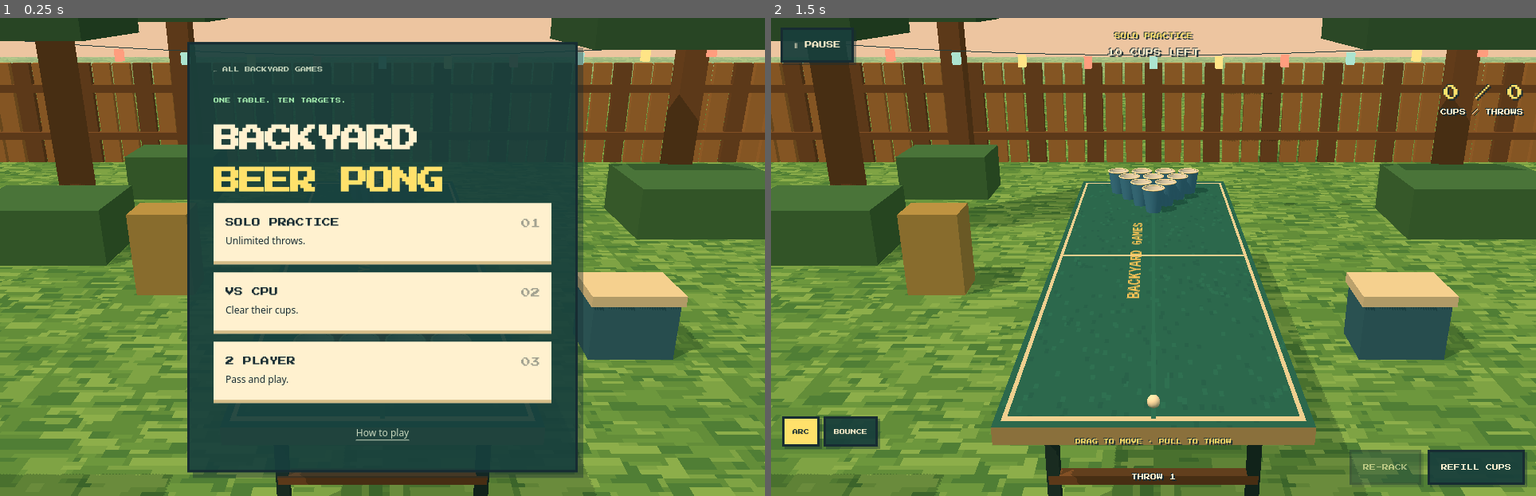
Above: before the commit, frames 1-2 (left to right).
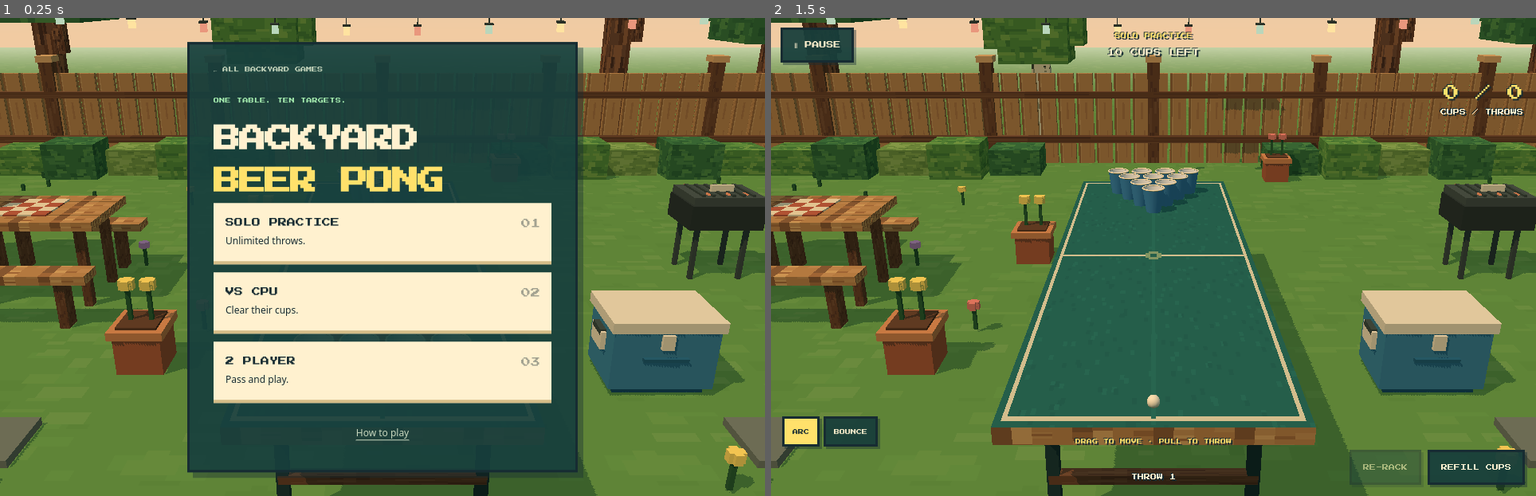
Above: after the commit, the same moments.

Repository: Ashe-Oro/backyard-games
Game: browser game, page beer-pong/index.html
Two runs of this game, one before a commit and one after it. Both use one fixed random seed, a clock stepped at 60 frames per second and the inputs below.
Inputs:
- Up to frame 1 (0.25 s): no input
- Up to frame 2 (1.5 s): click "SOLO PRACTICE Unlimited throw…" at 0.27 s; tap Space at 1.1 s

The runs differ from the first frame. In frame 1, 33% of the frame differs, in the area x 0-100%, y 0-100%; in frame 2, 49%.

Commit message:
Add a richer shared voxel backyard art style

Diff:
--- a/beer-pong/game.js
+++ b/beer-pong/game.js
@@ -3,6 +3,7 @@
 import {OPPONENTS,SwatDefender} from './opponents.mjs';
 import {createGlove} from './glove.js';
 import {FEATURES} from './features.mjs';
+import {createBackyard} from '../yard-games/backyard.js';
 
 const $=id=>document.getElementById(id);
 const clamp=(n,a,b)=>Math.max(a,Math.min(b,n));
@@ -23,7 +24,7 @@
 const camera=new THREE.PerspectiveCamera(40,1,.05,80);
 const defender=new SwatDefender('regular',()=>Math.random(),{homeZ:TABLE_Z-TABLE_L*.16,nearZ:TABLE_Z+.05,farZ:TABLE_Z-TABLE_L/2+.12}),glove=createGlove();scene.add(glove);
 const playerGlove=createGlove();scene.add(playerGlove);
-scene.add(new THREE.HemisphereLight('#fff0cc','#315c43',2));
+scene.add(new THREE.HemisphereLight('#e3eee8','#426139',1.4));
 const sun=new THREE.DirectionalLight('#ffd3a5',2.1);sun.position.set(-4,7,3);sun.castShadow=true;
 sun.shadow.mapSize.set(1024,1024);Object.assign(sun.shadow.camera,{left:-5,right:5,top:5,bottom:-5,near:.5,far:20});
 sun.shadow.bias=-.0006;sun.shadow.normalBias=.012;scene.add(sun);
@@ -34,41 +35,19 @@
  const map=new THREE.CanvasTexture(canvas);map.colorSpace=THREE.SRGBColorSpace;map.magFilter=map.minFilter=THREE.NearestFilter;map.generateMipmaps=false;
  map.wrapS=map.wrapT=THREE.RepeatWrapping;map.repeat.set(repeat,repeat);return map;
 }
-const grass=texture(64,64,(g,w,h)=>{g.fillStyle='#5b934b';g.fillRect(0,0,w,h);for(let i=0;i<480;i++){g.fillStyle=['#659e50','#76aa58','#4a8446','#83b660'][i%4];g.fillRect(Math.random()*w|0,Math.random()*h|0,2+Math.random()*7|0,1+Math.random()*3|0);}},24);
-const lawn=new THREE.Mesh(new THREE.PlaneGeometry(50,50),new THREE.MeshLambertMaterial({map:grass}));lawn.rotation.x=-Math.PI/2;lawn.receiveShadow=true;scene.add(lawn);
-const wood=mat('#ac7a43'),woodDark=mat('#795432');
-for(const z of [-7,5]){
- for(let i=-25;i<=25;i++){const x=i*.27;box(.23,1.35,.08,i%3?wood:woodDark,x,.675,z);}
- box(14,.1,.12,woodDark,0,.38,z);box(14,.1,.12,woodDark,0,1.02,z);
-}
-const leafMats=['#376445','#44794a','#598c50'].map(mat);
-for(const [x,z,s] of [[-3,-4,1.2],[3.2,-4.8,1.5],[-4,2,1.4],[3.8,3,1.1],[-2.4,-6,1],[4,-1,1]]){
- box(.25,2.6,.25,woodDark,x,1.3,z);
- for(let i=0;i<3;i++)box(s*(1.3-i*.12),s*.75,s*(1.2-i*.1),leafMats[i],x+(i-1)*s*.2,2.3+i*.3,z);
- box(s,.5,s*.7,leafMats[1],x,.25,z+.6);
-}
-for(const z of [-4.2,3.5]){
- const points=[];
- for(let i=0;i<=32;i++){const x=-5+i*10/32;points.push(new THREE.Vector3(x,1.95-.28*(1-(x/5)**2),z));}
- scene.add(new THREE.Line(new THREE.BufferGeometry().setFromPoints(points),new THREE.LineBasicMaterial({color:'#293e3b'})));
- for(let i=1;i<16;i++){const x=-5+i*10/16,y=1.95-.28*(1-(x/5)**2);box(.07,.11,.07,new THREE.MeshBasicMaterial({color:['#ffe486','#ff9d7e','#ace4d0'][i%3]}),x,y-.07,z);}
-}
+const {wood,woodDark}=createBackyard(scene,{farZ:-7,nearZ:5,propZ:-1.5});
 // One readable playing surface. Its markings stay on the table, never on the lawn.
 const tableMap=texture(128,256,(g,w,h)=>{
  g.fillStyle='#286d62';g.fillRect(0,0,w,h);
  for(let i=0;i<500;i++){g.fillStyle=i%2?'#2b7568':'#25675e';g.fillRect(Math.random()*w|0,Math.random()*h|0,2,3);}
  g.strokeStyle='#dfd9b6';g.lineWidth=2;g.strokeRect(4,4,w-8,h-8);g.fillRect(w/2-1,4,2,h-8);
  g.fillStyle='#dfd9b6';g.fillRect(4,h/2-1,w-8,2);
- g.save();g.translate(w/2,h/2);g.rotate(-Math.PI/2);g.fillStyle='#edce6f';g.font='bold 11px monospace';g.textAlign='center';g.fillText('BACKYARD GAMES',0,-8);g.restore();
+ g.fillStyle='#8bab80';for(const [x,y,ww,hh]of [[w/2-5,h/2-3,10,6],[w/2-3,h/2-5,6,10]])g.fillRect(x,y,ww,hh);g.fillStyle='#286d62';g.fillRect(w/2-2,h/2-2,4,4);
 });
-const tableSide=mat('#b3a06d'),tableTop=new THREE.MeshLambertMaterial({map:tableMap});
+const tableSide=wood,tableTop=new THREE.MeshLambertMaterial({map:tableMap});
 box(TABLE_W,.075,TABLE_L,[tableSide,tableSide,tableTop,tableSide,tableSide,tableSide],0,TABLE_Y-.0375,TABLE_Z);
 for(const x of [-.43,.43])for(const z of [TABLE_Z-TABLE_L/2+.38,TABLE_Z+TABLE_L/2-.38])box(.055,TABLE_Y-.08,.055,mat('#24413f'),x,(TABLE_Y-.08)/2,z);
 box(.9,.045,.055,woodDark,0,.25,TABLE_Z-TABLE_L/2+.38);box(.9,.045,.055,woodDark,0,.25,TABLE_Z+TABLE_L/2-.38);
-// Nearby party props establish scale without crowding the cup rack.
-box(.55,.38,.38,mat('#356f8a'),1.6,.19,-1.5);box(.59,.07,.42,mat('#e4d9b4'),1.6,.415,-1.5);
-for(let i=0;i<3;i++)box(.45,.22,.33,mat('#b19a54'),-1.7,.11+i*.22,-2.5);
-
 // Keep the original cup silhouette independent of forgiving collision tolerances.
 const CUP_ART_R=.078;
 const cupOuter=new THREE.CylinderGeometry(CUP_ART_R,.052,CUP_H,12,1,true);
--- /dev/null
+++ b/yard-games/backyard.js
@@ -0,0 +1,71 @@
+import * as THREE from 'three';
+
+// Shared, deterministic scenery. Decoration never participates in shot physics.
+export function createBackyard(scene,{farZ=-7,nearZ=5,propZ=-1.5}={}){
+ let seed=71293;
+ const random=()=>((seed=(seed*1664525+1013904223)>>>0)/4294967296);
+ const pick=values=>values[Math.floor(random()*values.length)];
+ const material=color=>new THREE.MeshLambertMaterial({color});
+ const buckets=new Map(),unit=new THREE.BoxGeometry(1,1,1);
+ function voxel(w,h,d,m,x,y,z){let entries=buckets.get(m);if(!entries)buckets.set(m,entries=[]);entries.push([w,h,d,x,y,z]);}
+ function pixelMap(size,draw,repeat=1){const canvas=document.createElement('canvas');canvas.width=canvas.height=size;draw(canvas.getContext('2d'),size);const map=new THREE.CanvasTexture(canvas);map.colorSpace=THREE.SRGBColorSpace;map.magFilter=map.minFilter=THREE.NearestFilter;map.generateMipmaps=false;map.wrapS=map.wrapT=THREE.RepeatWrapping;map.repeat.set(repeat,repeat);return map;}
+ function mottled(base,colors,count=55){return new THREE.MeshLambertMaterial({map:pixelMap(16,(g,n)=>{g.fillStyle=base;g.fillRect(0,0,n,n);for(let i=0;i<count;i++){g.fillStyle=pick(colors);g.fillRect(random()*n|0,random()*n|0,1+(random()*3|0),1+(random()*2|0));}})});}
+ const wood=new THREE.MeshLambertMaterial({map:pixelMap(16,(g,n)=>{g.fillStyle='#be8b54';g.fillRect(0,0,n,n);for(let x=0;x<n;x+=4){g.fillStyle='#8d623e';g.fillRect(x,0,1,n);g.fillStyle='#d8aa6b';g.fillRect(x+1,0,1,n);}for(let i=0;i<18;i++){g.fillStyle=pick(['#a87446','#c7955c']);g.fillRect(random()*n|0,random()*n|0,1,2+(random()*5|0));}})});
+ const fenceWood=new THREE.MeshLambertMaterial({map:pixelMap(16,(g,n)=>{g.fillStyle='#b78955';g.fillRect(0,0,n,n);g.fillStyle='#976c43';g.fillRect(0,0,2,n);g.fillStyle='#c49a65';g.fillRect(2,0,1,n);g.fillStyle='#a97b4c';g.fillRect(8,5,2,3);g.fillRect(11,10,1,5);})});
+ const woodDark=mottled('#6e4a32',['#79543a','#5f402d'],30),woodEnd=material('#d7aa70');
+ const bark=mottled('#735039',['#4d3528','#946343','#65432e'],55);
+ const birch=new THREE.MeshLambertMaterial({map:pixelMap(16,(g,n)=>{g.fillStyle='#d6d1b0';g.fillRect(0,0,n,n);for(let i=0;i<17;i++){g.fillStyle=pick(['#434b3b','#8d9276']);g.fillRect(random()*n|0,random()*n|0,2+(random()*4|0),1);}})});
+ const leaves=[mottled('#3c7543',['#48844a','#32663c','#518c4b']),mottled('#568e43',['#649c49','#477e3d','#76a64f']),mottled('#71974a',['#82a853','#628942','#8caf5d'])];
+ const soil=material('#65442e'),stone=material('#89917d'),stoneEdge=material('#737d6e'),terracotta=material('#ad6241'),terracottaTop=material('#d38b57');
+ const grassMap=pixelMap(64,(g,n)=>{g.fillStyle='#65984a';g.fillRect(0,0,n,n);for(let i=0;i<125;i++){g.fillStyle=pick(['#689c4c','#6c9e4e','#619447','#709f51']);g.fillRect(random()*n|0,random()*n|0,2+(random()*6|0),1+(random()*3|0));}},24);
+ const ground=new THREE.Mesh(new THREE.PlaneGeometry(60,60),new THREE.MeshLambertMaterial({map:grassMap}));ground.rotation.x=-Math.PI/2;ground.receiveShadow=true;scene.add(ground);
+ // A soft sky gradient and a few rectangular clouds add depth beyond the fence.
+ const skyGeo=new THREE.SphereGeometry(45,16,10),skyColors=[],skyBottom=new THREE.Color('#f1cba2'),skyTop=new THREE.Color('#84bac9');
+ for(let i=0;i<skyGeo.attributes.position.count;i++){const y=skyGeo.attributes.position.getY(i),c=skyBottom.clone().lerp(skyTop,THREE.MathUtils.clamp(y/30,0,1));skyColors.push(c.r,c.g,c.b);}
+ skyGeo.setAttribute('color',new THREE.Float32BufferAttribute(skyColors,3));scene.add(new THREE.Mesh(skyGeo,new THREE.MeshBasicMaterial({vertexColors:true,side:THREE.BackSide,fog:false,depthWrite:false})));
+ const cloud=new THREE.MeshBasicMaterial({color:'#f6ecd1'}),cloudShade=new THREE.MeshBasicMaterial({color:'#d7dfcf'});
+ for(const [x,z]of [[-5,farZ-8],[5,farZ-11],[3,nearZ+9]]){voxel(2.2,.25,.8,cloudShade,x,5.9,z);voxel(1.2,.32,.85,cloud,x-.35,6.16,z-.05);voxel(.9,.2,.7,cloud,x+.65,6.11,z+.05);}
+ // Slatted oak fences; raised post caps break up the silhouette.
+ function fence(z){for(let x=-6.8;x<=6.8;x+=.255)voxel(.22,1.22,.075,fenceWood,x,.61,z);for(const y of [.34,.94])voxel(13.9,.085,.11,woodDark,0,y,z+.065);for(let x=-6.75;x<=6.8;x+=2.25){voxel(.16,1.37,.16,woodDark,x,.685,z);voxel(.22,.08,.22,woodEnd,x,1.41,z);}}
+ fence(farZ);fence(nearZ);
+ for(const x of [-6.8,6.8]){for(let z=farZ;z<=nearZ;z+=.255)voxel(.075,1.22,.22,fenceWood,x,.61,z);for(const y of [.34,.94])voxel(.11,.085,nearZ-farZ,woodDark,x-Math.sign(x)*.065,y,(farZ+nearZ)/2);for(let z=farZ;z<=nearZ;z+=2.25){voxel(.16,1.37,.16,woodDark,x,.685,z);voxel(.22,.08,.22,woodEnd,x,1.41,z);}}
+ // Vary both canopy silhouette and depth so leaf faces never overlap coplanarly.
+ function tree(x,z,s,index){const trunk=index%3===1?birch:bark;voxel(.28*s,2.35*s,.28*s,trunk,x,1.175*s,z);voxel(.15*s,.58*s,.16*s,trunk,x+.2*s,1.65*s,z+.08*s);
+  for(const [dx,dy,dz,w,h,d]of [[0,0,0,1.5,.95,1.4],[-.58,.19,.18,.92,.73,.95],[.56,.27,-.21,.96,.82,1.02],[.05,.76,.08,1.08,.72,1.04]])voxel(w*s,h*s,d*s,leaves[index%3],x+dx*s,2.25*s+dy*s,z+dz*s);
+ }
+ const trees=[[-4.8,farZ-.8,1.05],[-1.8,farZ-1.6,.7],[3.5,farZ-1.2,1.15],[5.5,farZ-.5,.9],[-4.5,nearZ+.9,1.1],[3.8,nearZ+1,1.15],[-4.8,propZ-.4,.9],[4.8,propZ-1.4,1]];
+ trees.forEach(([x,z,s],i)=>tree(x,z,s,i));
+ // Low hedges and planted flowers stay clear of the central throwing corridor.
+ const stem=material('#32633a'),flowers=['#ffe16b','#e98576','#cf9bce'].map(material);
+ function flower(x,z,color){voxel(.025,.16,.025,stem,x,.10,z);voxel(.08,.055,.04,color,x,.205,z);voxel(.04,.055,.08,color,x,.205,z);}
+ for(const side of [-1,1]){
+  for(let i=0;i<5;i++){const x=side*(1.8+i*.72),z=farZ+.55+(i%2)*.22;voxel(.66,.33+(i%2)*.12,.53,leaves[i%3],x,.17+(i%2)*.06,z);}
+  for(let i=0;i<24;i++){const x=side*(1.2+random()*4.1),z=farZ+.8+random()*(nearZ-farZ-1.6);if(random()<.35)flower(x,z,pick(flowers));else voxel(.035,.08,.035,stem,x,.04,z);}
+  for(let i=0;i<7;i++)voxel(.37,.045,.38,i%2?stone:stoneEdge,side*2.05,.0225,propZ+1.1+i*.47);
+ }
+ // A miniature picnic corner: slatted table, two benches and a checkered runner.
+ const picnicZ=propZ-.9,metal=material('#414f49'),cloth=material('#eee0ba'),clothRed=material('#ba5f45');
+ for(const x of [-3.10,-2.22]){voxel(.065,.61,.065,woodDark,x,.305,picnicZ-.23);voxel(.065,.61,.065,woodDark,x,.305,picnicZ+.23);}
+ for(let i=0;i<4;i++)voxel(1.18,.065,.17,wood,-2.66,.66,picnicZ-.27+i*.18);
+ for(const z of [picnicZ-.58,picnicZ+.58]){voxel(1.26,.065,.2,wood,-2.66,.38,z);for(const x of [-3.08,-2.24])voxel(.07,.35,.12,woodDark,x,.175,z);}
+ for(let x=0;x<4;x++)for(let z=0;z<4;z++)voxel(.105,.012,.105,(x+z)%2?cloth:clothRed,-2.82+x*.105,.701,picnicZ-.155+z*.105);
+ // Cooler details make this a recognizable object rather than a blue cube.
+ const blue=material('#4087a7'),blueShade=material('#286582'),cream=material('#ede4c8');
+ function cooler(x,z){voxel(.61,.37,.42,blue,x,.235,z);voxel(.65,.065,.46,cream,x,.452,z);voxel(.53,.045,.35,blueShade,x,.027,z);voxel(.07,.09,.025,cream,x,.36,z+.225);voxel(.26,.025,.025,blueShade,x,.25,z+.226);for(const dx of [-.325,.325]){voxel(.03,.11,.18,cream,x+dx,.3,z);voxel(.035,.035,.14,metal,x+dx,.35,z);}}
+ cooler(1.62,propZ+.42);
+ // Charcoal grill, plank shelf and warm coals tucked farther into the garden.
+ const grillX=2.75,grillZ=propZ-1.35,charcoal=material('#303a37'),grillTop=material('#485550'),coal=new THREE.MeshBasicMaterial({color:'#cb7549'});
+ for(const dx of [-.2,.2])for(const dz of [-.16,.16])voxel(.035,.45,.035,metal,grillX+dx,.225,grillZ+dz);
+ voxel(.59,.2,.46,charcoal,grillX,.54,grillZ);voxel(.57,.06,.44,grillTop,grillX,.675,grillZ);voxel(.18,.055,.035,cream,grillX,.74,grillZ+.04);
+ for(let i=0;i<6;i++)voxel(.025,.018,.36,metal,grillX-.2+i*.08,.713,grillZ);for(const dx of [-.13,.03,.15])voxel(.04,.025,.05,coal,grillX+dx,.704,grillZ+.12);
+ voxel(.3,.045,.39,wood,grillX+.49,.57,grillZ);voxel(.14,.025,.17,cloth,grillX+.49,.61,grillZ+.05);
+ // Terracotta planters with exposed soil and contrasting flowers.
+ for(const [x,z,c]of [[-1.5,propZ+.24,flowers[0]],[1.55,farZ+1,flowers[1]],[-3.8,propZ+1.8,flowers[2]],[-1.05,propZ-1.65,flowers[0]]]){voxel(.29,.25,.29,terracotta,x,.125,z);voxel(.34,.055,.34,terracottaTop,x,.272,z);voxel(.25,.018,.25,soil,x,.306,z);for(const dx of [-.065,.065]){voxel(.025,.22,.025,stem,x+dx,.42,z);voxel(.09,.06,.05,c,x+dx,.55,z);voxel(.05,.06,.09,c,x+dx,.55,z);}}
+ // Subtle string lanterns use emissive pixels rather than expensive point lights.
+ const wire=new THREE.LineBasicMaterial({color:'#39463f'}),bulbs=['#ffe3a0','#e9977d','#b9d6bb'].map(c=>new THREE.MeshBasicMaterial({color:c}));
+ for(const z of [farZ+1.15,nearZ-1.15]){const points=[];for(let i=0;i<=40;i++){const x=-5.7+i*11.4/40;points.push(new THREE.Vector3(x,2.25-.29*(1-(x/5.7)**2),z));}scene.add(new THREE.Line(new THREE.BufferGeometry().setFromPoints(points),wire));for(let i=0;i<14;i++){const x=-5.4+i*.83,y=2.25-.29*(1-(x/5.7)**2);voxel(.015,.09,.015,metal,x,y-.045,z);voxel(.07,.11,.07,bulbs[i%3],x,y-.14,z);voxel(.09,.025,.09,metal,x,y-.085,z);}}
+ // Static voxels are batched by material, not one draw call per decorative block.
+ const transform=new THREE.Object3D();
+ for(const [m,entries]of buckets){const mesh=new THREE.InstancedMesh(unit,m,entries.length);entries.forEach(([w,h,d,x,y,z],i)=>{transform.position.set(x,y,z);transform.scale.set(w,h,d);transform.updateMatrix();mesh.setMatrixAt(i,transform.matrix);});mesh.instanceMatrix.needsUpdate=true;mesh.castShadow=mesh.receiveShadow=true;mesh.computeBoundingSphere();scene.add(mesh);}
+ return {wood,woodDark};
+}
--- a/yard-games/engine.js
+++ b/yard-games/engine.js
@@ -1,24 +1,18 @@
 import * as THREE from 'three';
 import {games,settleRound,roundPoints} from './rules.mjs';
+import {createBackyard} from './backyard.js';
 const kind=document.body.dataset.game,cfg=games[kind],$=id=>document.getElementById(id),clamp=(v,a,b)=>Math.max(a,Math.min(b,v));
 const G=9.8,ANGLE=43*Math.PI/180,RY=1.05,RZ=.25,TZ=RZ-cfg.distance,COLORS=[0xe85f49,0x4b8cdb],RUNG_Y=[.34,.67,1];
 const state={mode:'practice',phase:'menu',turn:0,first:0,round:1,scores:[0,0],counts:[0,0],positions:[0,0],paused:false,winner:null,overtime:false,bonus:false,power:0,stats:{throws:0,points:0},delay:0};
 const wrap=$('game'),scene=new THREE.Scene();scene.background=new THREE.Color('#edc5a0');scene.fog=new THREE.Fog('#c4d3a7',20,55);
 let renderer;try{renderer=new THREE.WebGLRenderer({antialias:false,powerPreference:'high-performance'});}catch(e){$('error').hidden=false;throw e;}
 renderer.setPixelRatio(1);renderer.shadowMap.enabled=true;renderer.shadowMap.type=THREE.BasicShadowMap;wrap.prepend(renderer.domElement);
-const camera=new THREE.PerspectiveCamera(36,1,.05,100);scene.add(new THREE.HemisphereLight('#fff0cb','#426139',2));
+const camera=new THREE.PerspectiveCamera(36,1,.05,100);scene.add(new THREE.HemisphereLight('#e3eee8','#426139',1.4));
 const sun=new THREE.DirectionalLight('#ffd7ad',2);sun.position.set(-4,8,4);sun.castShadow=true;sun.shadow.mapSize.set(1024,1024);Object.assign(sun.shadow.camera,{left:-8,right:8,top:8,bottom:-8,near:.5,far:40});sun.shadow.normalBias=.015;scene.add(sun);
 const mat=color=>new THREE.MeshLambertMaterial({color});
 function box(w,h,d,m,x,y,z,parent=scene){const mesh=new THREE.Mesh(new THREE.BoxGeometry(w,h,d),m);mesh.position.set(x,y,z);mesh.castShadow=mesh.receiveShadow=true;parent.add(mesh);return mesh;}
 function texture(w,h,draw,repeat=1){const c=document.createElement('canvas');c.width=w;c.height=h;draw(c.getContext('2d …(220 unchanged characters)…
-const grass=texture(64,64,(g,w,h)=>{g.fillStyle='#5e9b43';g.fillRect(0,0,w,h);for(let i=0;i<500;i++){g.fillStyle=['#6eac4c','#7bbb51','#4e8a3a','#88bf56'][i%4];g.fillRect(Math.random()*w,Math.random()*h,2+Math.random()*7,1+Math.random()*3);}},30);
-const lawn=new THREE.Mesh(new THREE.PlaneGeometry(60,60),new THREE.MeshLambertMaterial({map:grass}));lawn.rotation.x=-Math.PI/2;lawn.receiveShadow=true;scene.add(lawn);
-const wood=mat('#b7894e'),darkwood=mat('#795835'),leaves=['#37663c','#4c803c','#639c43'].map(mat),back=TZ-3;
-for(let i=-40;i<=40;i++)box(.22,1.45,.08,i%3?wood:darkwood,i*.26,.725,back);for(const y of [.4,1.05])box(21,.1,.12,darkwood,0,y,back);
-for(const [x,z,s]of [[-3,back-.6,1.5],[3,back-1,1.6],[-4,-1,1.2],[4,-3,1.3]]){box(.24,2.8,.24,darkwood,x,1.4,z);for(let i=0;i<3;i++)box(s*(1.2-i*.1),s*.7,s,leaves[i],x+(i-1)*.14,2.3+i*.32,z);}
-for(const x of [-2,2.1]){box(.8,.45,.6,leaves[0],x,.225,TZ-1);box(.55,.4,.4,leaves[1],x+.2,.4,TZ-.8);}
-const lightPoints=[];for(let i=0;i<=40;i++){const x=-6+i*.3;lightPoints.push(new THREE.Vector3(x,2.15-.35*(1-(x/6)**2),back+.6));}scene.add(new THREE.Line(new THREE.BufferGeometry().setFromPoints(lightPoints),new THREE.LineBasicMaterial({color:'#263d30'})));for(let i=0;i<18;i++){const x=-5.7+i*.67;box(.07,.12,.07,new THREE.MeshBasicMaterial({color:['#ffe274','#ff9a7e','#ade6cc'][i%3]}),x,2.08-.35*(1-(x/6)**2),back+.6);}
-box(.6,.4,.4,mat('#317c9e'),-2,.2,TZ+.5);box(.64,.07,.44,mat('#ece1bd'),-2,.435,TZ+.5);
+createBackyard(scene,{farZ:TZ-3,nearZ:6,propZ:TZ+.5});
 function label(text,x,y,z,color='#fff1cf',size=.22){const t=texture(256,32,g=>{g.fillStyle=color;g.font='bold 20px mono …(219 unchanged characters)…
 const targetGroup=new THREE.Group();scene.add(targetGroup);targetGroup.position.z=TZ;
 if(kind==='ladder-golf'){
Binary file changed: assets/beer-pong.png
Binary file changed: assets/ladder-golf.png
Binary file changed: assets/lawn-darts.png
Binary file changed: assets/washers.png
